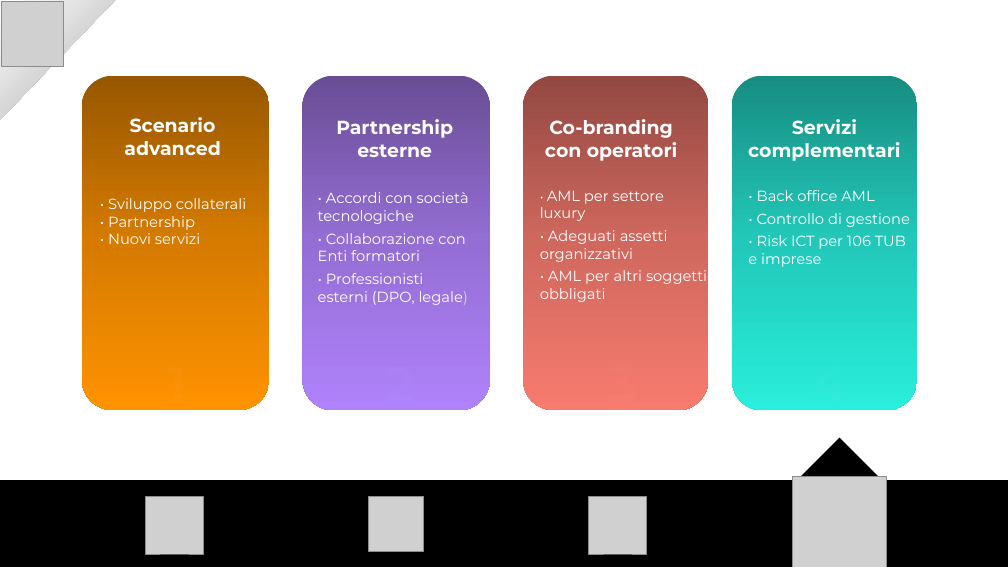
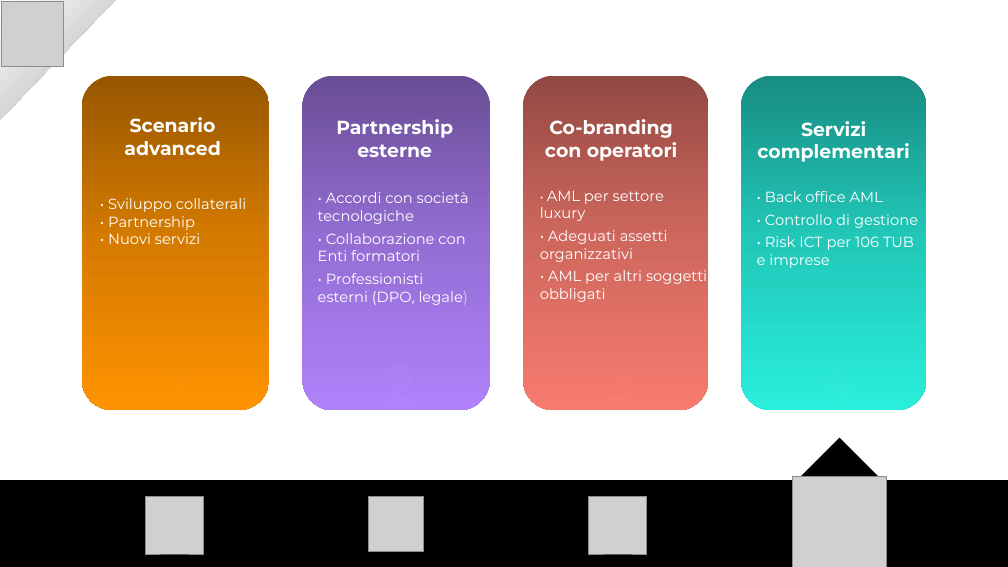
Before and after one commit to andrea4444442/Meta-S.r.l, a slide deck: slide 17 of META copy.pptx. Drawn at 1008x567 pixels with LibreOffice and Linux fonts; fonts in the diff are those of the drawing; grey boxes stand for pictures. Boxes give left, top, right and bottom in pixels: in the first picture for what was removed or moved away, otherwise in the second. Text is boxed around its words. In the diff, an @@ line names an element or a change of style, - is before the commit and + after.

```diff
--- a/META copy.pptx
+++ b/META copy.pptx
@@ 2 texts, 1 rounded rectangle: place and size @@
-2 texts, 1 rounded rectangle at bbox=[732, 76, 917, 411]
+2 texts, 1 rounded rectangle at bbox=[741, 76, 926, 411]
```
